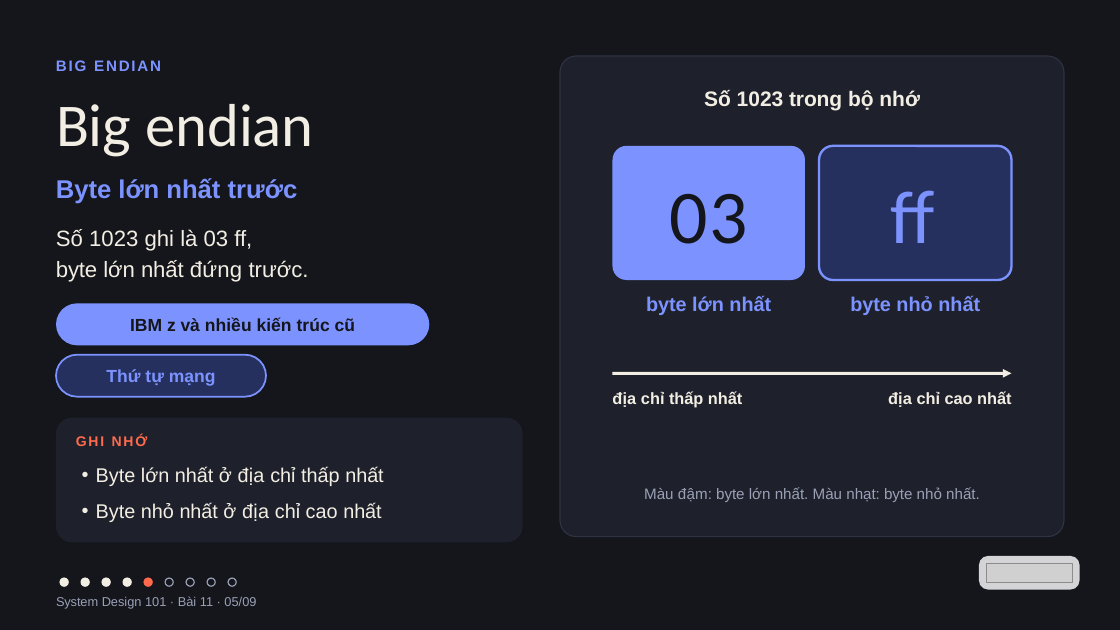
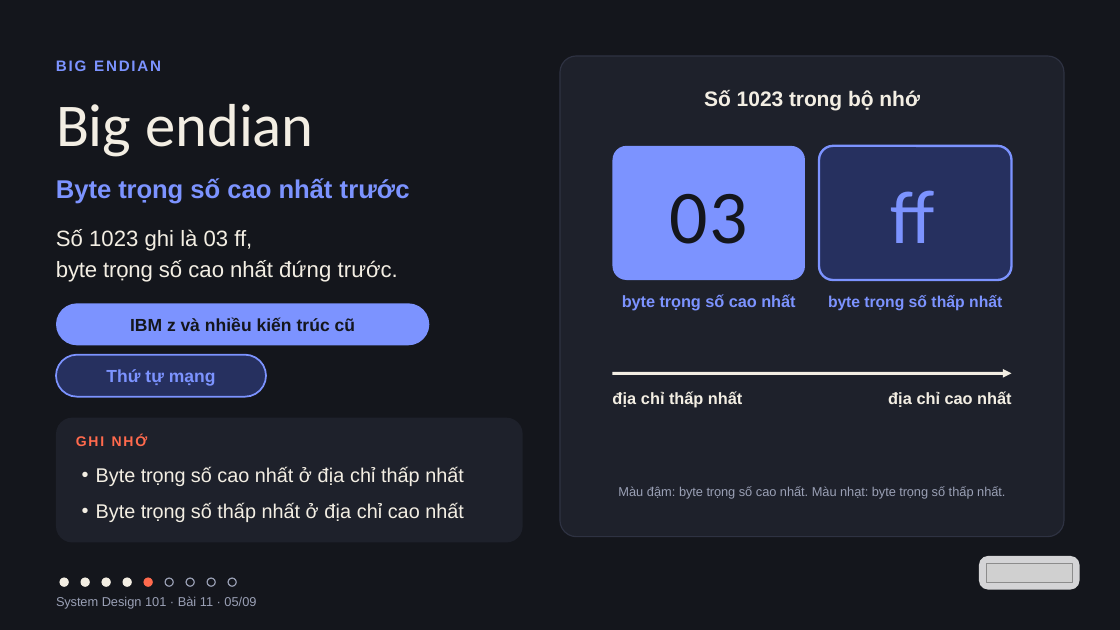
Before and after one commit to vohoailinh90/tool-marketing-studio, a slide deck: slide 5 of system-design-101/vi/lessons/sd-10-011/slides/sd-10-011.pptx. Drawn at 1120x630 pixels with LibreOffice and Linux fonts; fonts in the diff are those of the drawing; grey boxes stand for pictures. Boxes give left, top, right and bottom in pixels: in the first picture for what was removed or moved away, otherwise in the second. Text is boxed around its words. In the diff, an @@ line names an element or a change of style, - is before the commit and + after.

```diff
--- a/system-design-101/vi/lessons/sd-10-011/slides/sd-10-011.pptx
+++ b/system-design-101/vi/lessons/sd-10-011/slides/sd-10-011.pptx
@@ text at [56,178,410,204]: text changed @@
-Byte lớn nhất trước
+Byte trọng số cao nhất trước
@@ text at [56,260,398,282]: text changed @@
-byte lớn nhất đứng trước.
+byte trọng số cao nhất đứng trước.
@@ text at [622,294,795,311]: text changed; size 25.5 to 21 pt @@
-byte lớn nhất
+byte trọng số cao nhất
@@ text at [828,295,1002,311]: text changed; size 25.5 to 20.2 pt @@
-byte nhỏ nhất
+byte trọng số thấp nhất
@@ text at [96,467,463,522]: text changed @@
-• Byte lớn nhất ở địa chỉ thấp nhất
-• Byte nhỏ nhất ở địa chỉ cao nhất
+• Byte trọng số cao nhất ở địa chỉ thấp nhất
+• Byte trọng số thấp nhất ở địa chỉ cao nhất
@@ text at [618,486,1005,499]: text changed; size 19.5 to 16.5 pt @@
-Màu đậm: byte lớn nhất. Màu nhạt: byte nhỏ nhất.
+Màu đậm: byte trọng số cao nhất. Màu nhạt: byte trọng số thấp nhất.
```
Also in this commit, not shown: 5 other slides changed, 3 other files.
